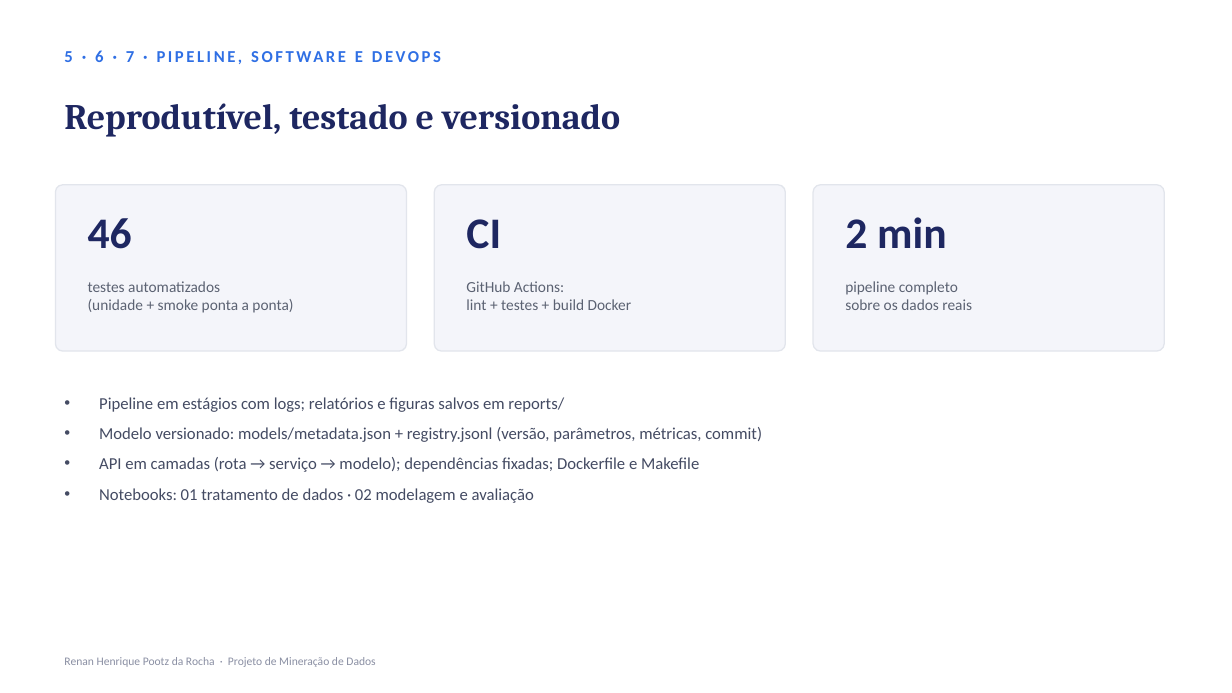
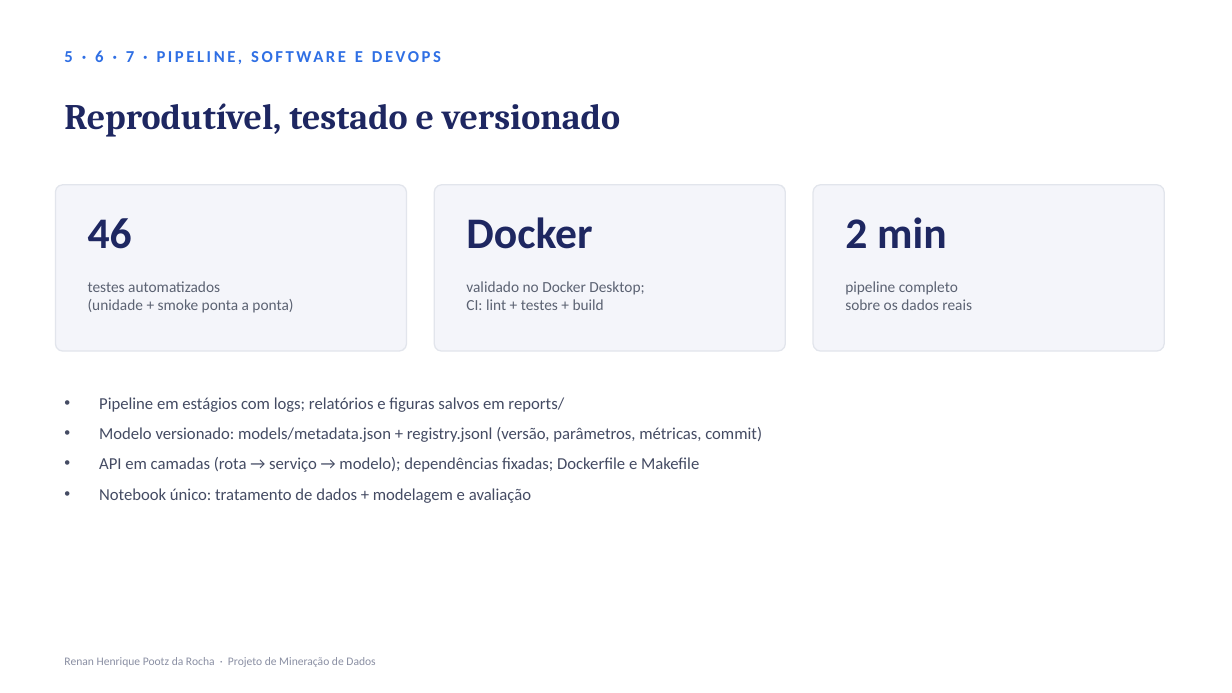
Before and after one commit to rnn0/retailrocket_ecommerce, a slide deck: slide 9 of docs/apresentacao.pptx. Drawn at 1232x693 pixels with LibreOffice and Linux fonts; fonts in the diff are those of the drawing. Boxes give left, top, right and bottom in pixels: in the first picture for what was removed or moved away, otherwise in the second. Text is boxed around its words. In the diff, an @@ line names an element or a change of style, - is before the commit and + after.

```diff
--- a/docs/apresentacao.pptx
+++ b/docs/apresentacao.pptx
@@ text at <box>466,217,592,249</box>: text changed @@
-CI
+Docker
@@ text at <box>466,281,644,310</box>: text changed @@
-GitHub Actions:
-lint + testes + build Docker
+validado no Docker Desktop;
+CI: lint + testes + build
@@ text at <box>99,488,531,503</box>: text changed @@
-• Notebooks: 01 tratamento de dados · 02 modelagem e avaliação
+• Notebook único: tratamento de dados + modelagem e avaliação
```
